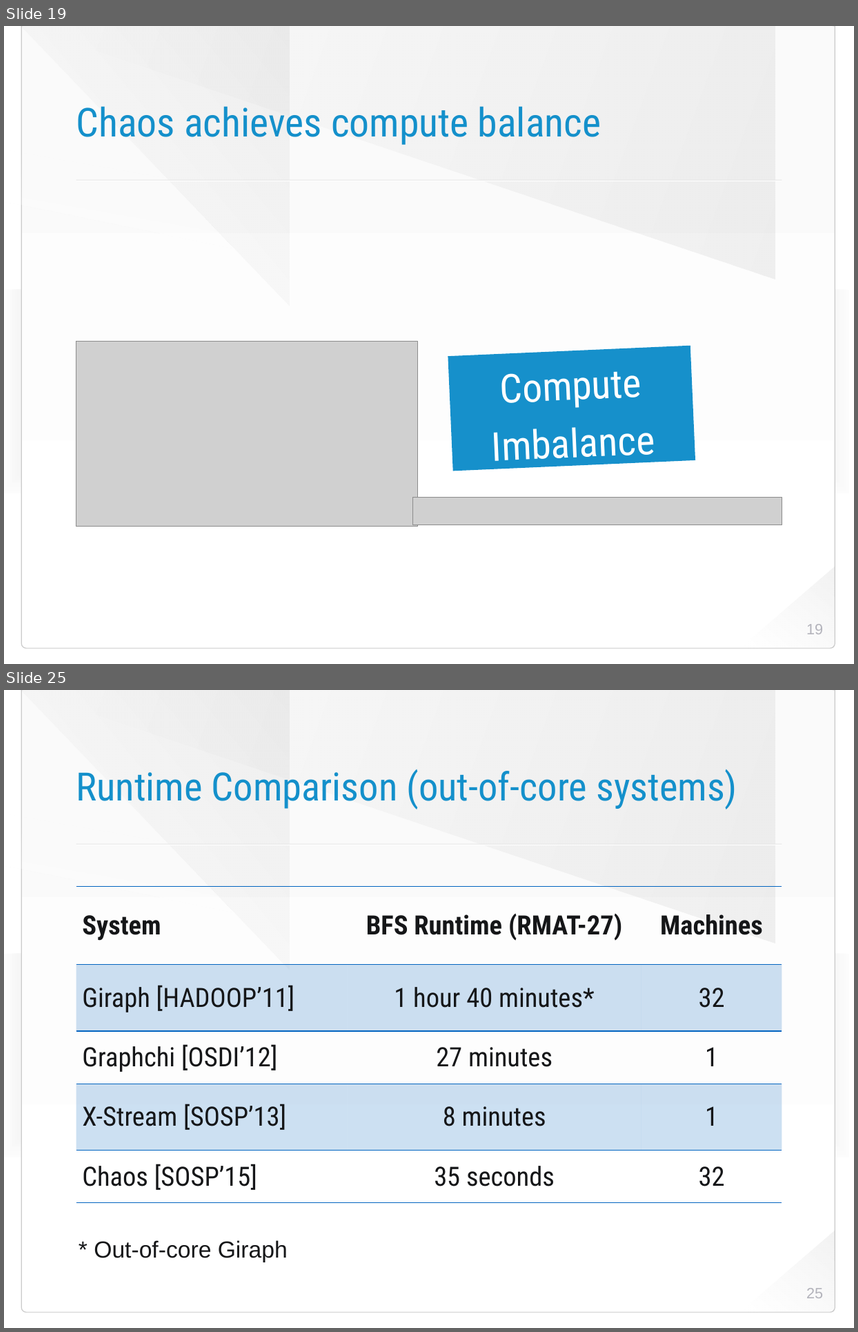
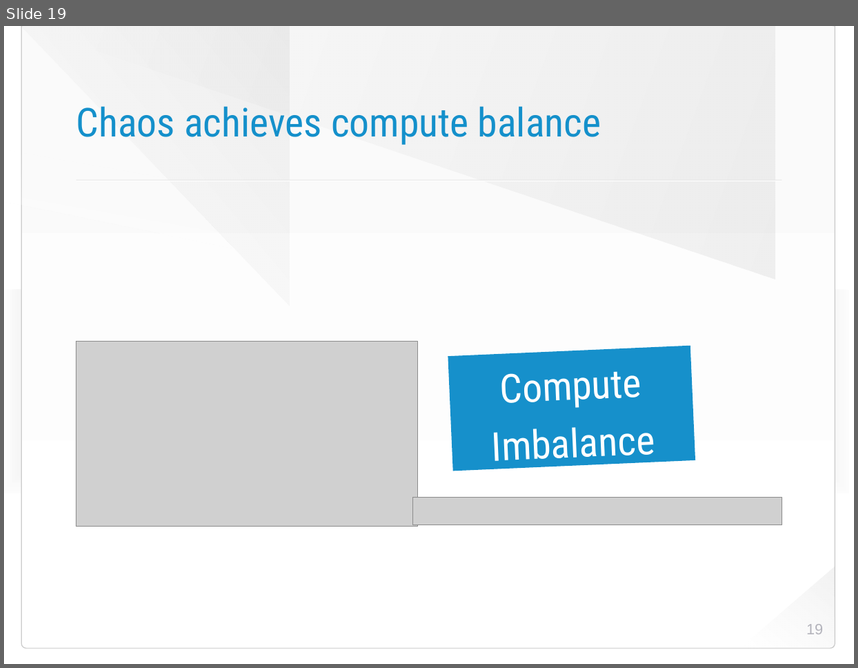
Before and after one commit to HaprianVlad/chaos, a slide deck: presentation.odp. Shown one above the other, each under a label of ours: slides 19 and 25 before the commit, slide 19 after it; the slides between them are not shown. The pictures are 858x1332 and 858x668 pixels, drawn with LibreOffice and Linux fonts; fonts in the diff are those of the drawing; grey boxes stand for pictures; background and template pictures are left out. Boxes give left, top, right and bottom in pixels: in the first picture for what was removed or moved away, otherwise in the second. Text is boxed around its words. In the diff, an @@ line names an element or a change of style, - is before the commit and + after.

```diff
--- a/presentation.odp
+++ b/presentation.odp
@@ slide 25 removed at (4,690,854,1328), background picture (left out); not listed: 8 template elements that a slide beside it also shows @@
@@ title removed at (76,769,737,809) @@
-Runtime Comparison (out-of-core systems)
@@ table removed at (76,886,782,1203), 5 rows, 3 columns @@
-System | BFS Runtime (RMAT-27) | Machines
-Giraph [HADOOP’11] | 1 hour 40 minutes* | 32
-Graphchi [OSDI’12] | 27 minutes | 1
-X-Stream [SOSP’13] | 8 minutes | 1
-Chaos [SOSP’15] | 35 seconds | 32
@@ text removed at (94,1240,288,1262) @@
-* Out-of-core Giraph
@@ page number removed at (806,1288,823,1298) @@
-25
```
Also in this commit, not shown: 35 other slides removed, 1 other file.
